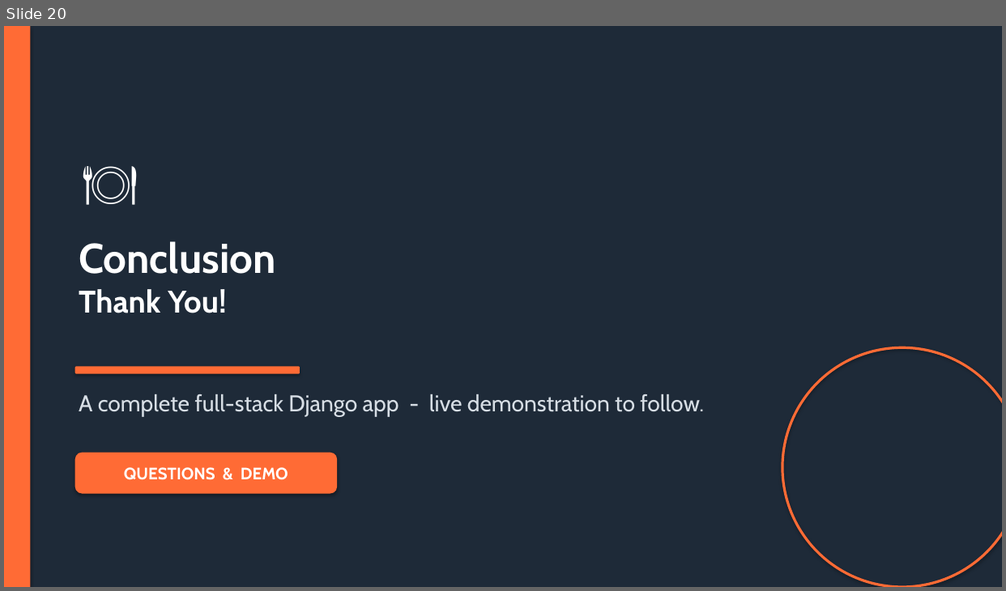
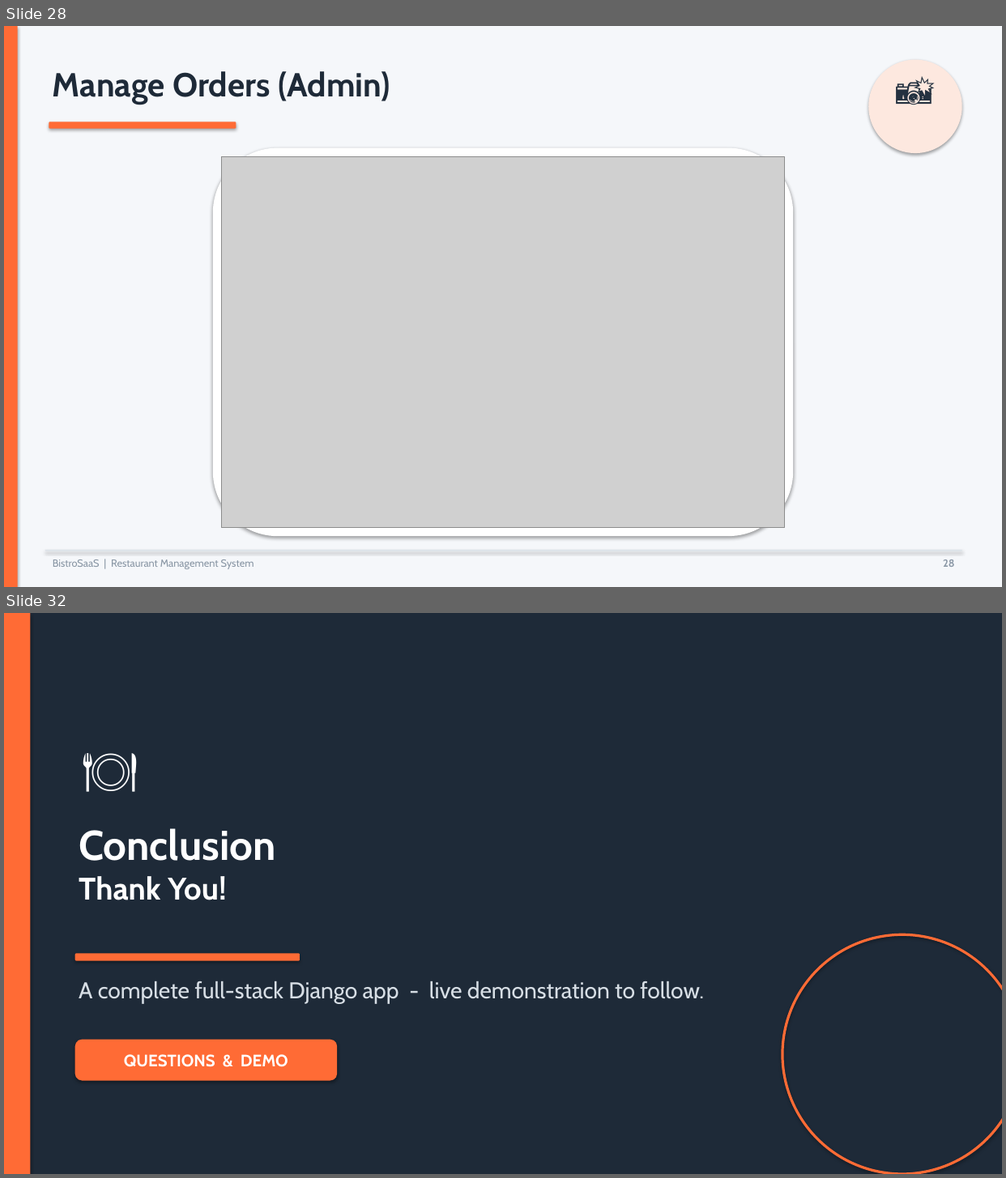
Before and after one commit to afridi-mussa/Resturant-Management-System, a slide deck: docs/Project_Presentation.pptx. Shown one above the other, each under a label of ours: slide 20 before the commit, slides 28 and 32 after it; the slides between them are not shown. The pictures are 1006x591 and 1006x1178 pixels, drawn with LibreOffice and Linux fonts; fonts in the diff are those of the drawing; grey boxes stand for pictures. Boxes give left, top, right and bottom in pixels: in the first picture for what was removed or moved away, otherwise in the second. Text is boxed around its words. In the diff, an @@ line names an element or a change of style, - is before the commit and + after.

```diff
--- a/docs/Project_Presentation.pptx
+++ b/docs/Project_Presentation.pptx
@@ slide 28 added at bbox=[4, 26, 1002, 587], background #F5F7FA @@
@@ rectangle added at bbox=[4, 26, 18, 587], fill #FF6B35 @@
@@ text added at bbox=[53, 71, 390, 105], 32 pt, text #1E2A38, bold @@
+Manage Orders (Admin)
@@ ellipse added at bbox=[868, 60, 962, 153], fill #FDE8DF @@
@@ text added at bbox=[868, 63, 962, 149], 36 pt, text #243140 @@
+📸
@@ rounded rectangle added at bbox=[49, 122, 236, 129], fill #FF6B35 @@
@@ rounded rectangle added at bbox=[213, 148, 793, 536], fill #FFFFFF @@
@@ picture added at bbox=[222, 157, 784, 527] @@
@@ rectangle added at bbox=[45, 550, 962, 552], fill #DDE3E9 @@
@@ text added at bbox=[53, 560, 254, 570], 10 pt, text #8A97A5 @@
+BistroSaaS | Restaurant Management System
@@ text added at bbox=[943, 560, 954, 567], 10 pt, text #8A97A5, bold @@
+28
@@ what was slide 20 is now slide 32 @@
```
Also in this commit, not shown: 11 other slides added, 15 other files.
